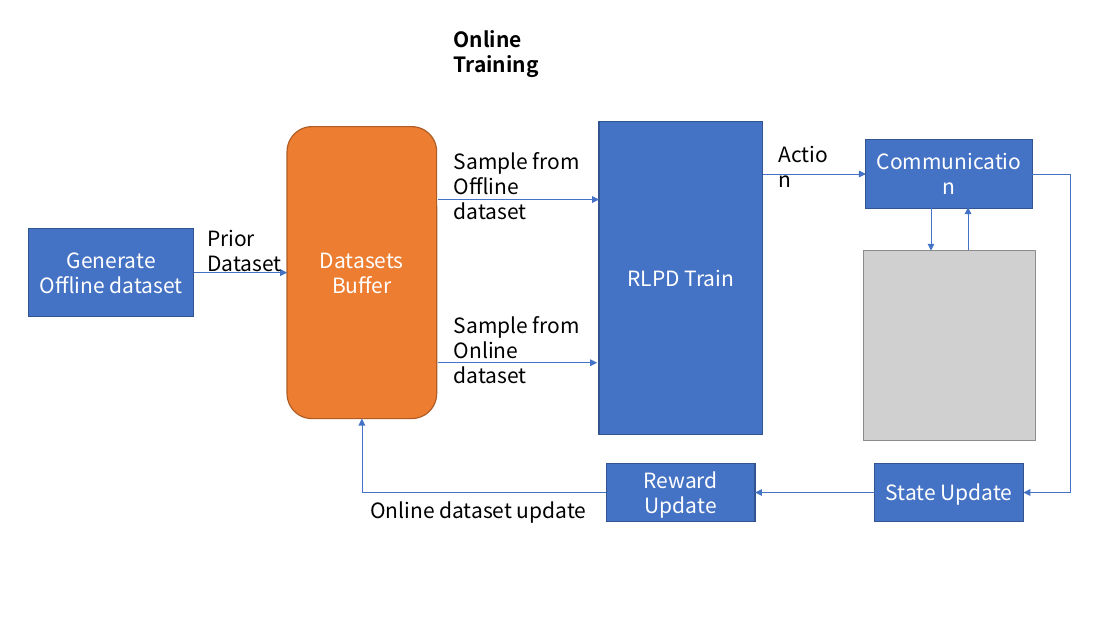
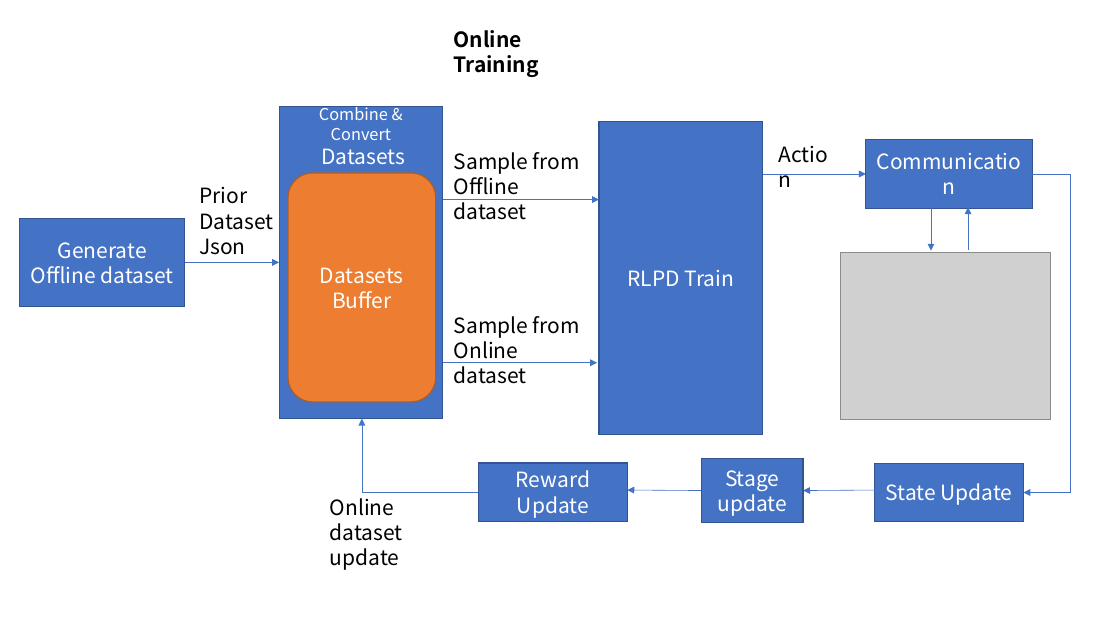
Before and after one commit to ttopeor/RLproject, a slide deck: slide 5 of rlproject/reference/FinalPresentationPPT.pptx. Drawn at 1120x630 pixels with LibreOffice and Linux fonts; fonts in the diff are those of the drawing; grey boxes stand for pictures. Boxes give left, top, right and bottom in pixels: in the first picture for what was removed or moved away, otherwise in the second. Text is boxed around its words. In the diff, an @@ line names an element or a change of style, - is before the commit and + after.

```diff
--- a/rlproject/reference/FinalPresentationPPT.pptx
+++ b/rlproject/reference/FinalPresentationPPT.pptx
@@ rectangle added at [279,106,443,418], fill #4472C4, outline #325491 1 pt, 14 pt, text #FFFFFF @@
+Combine & Convert
+Datasets
@@ text "Prior Dataset": place and size @@
-text "Prior Dataset" at [207,230,281,276]
+text "Prior Dataset" at [199,187,273,255]
@@ rounded rectangle "Datasets Buffer": place and size @@
-rounded rectangle "Datasets Buffer" at [287,127,437,419]
+rounded rectangle "Datasets Buffer" at [288,173,436,402]
@@ rectangle "Generate Offline dataset": place and size @@
-rectangle "Generate Offline dataset" at [29,229,193,317]
+rectangle "Generate Offline dataset" at [20,218,185,307]
@@ text at [199,238,246,255]: paragraph added @@
+Json
@@ arrow moved from (194, 273) - (287, 273) to (185, 262) - (279, 262) @@
@@ picture: place and size @@
-picture at [864,251,1036,441]
+picture at [840,252,1050,420]
@@ elbow arrow moved from (607, 492) - (362, 418) to (479, 492) - (362, 418) @@
@@ rectangle "Reward Update": place and size @@
-rectangle "Reward Update" at [607,464,755,522]
+rectangle "Reward Update" at [479,463,628,521]
@@ rectangle added at [702,459,803,523], fill #4472C4, outline #325491 1 pt, 18 pt, text #FFFFFF @@
+Stage update
@@ text "Online dataset update" rewrapped from [370,501,587,523] to [330,498,403,570] @@
@@ arrow added from (702, 491) to (628, 490), #4472C4 0.5 pt @@
@@ arrow moved from (875, 492) - (755, 492) to (877, 490) - (803, 491) @@
```
Also in this commit, not shown: 4 other slides changed, 10 other files.
